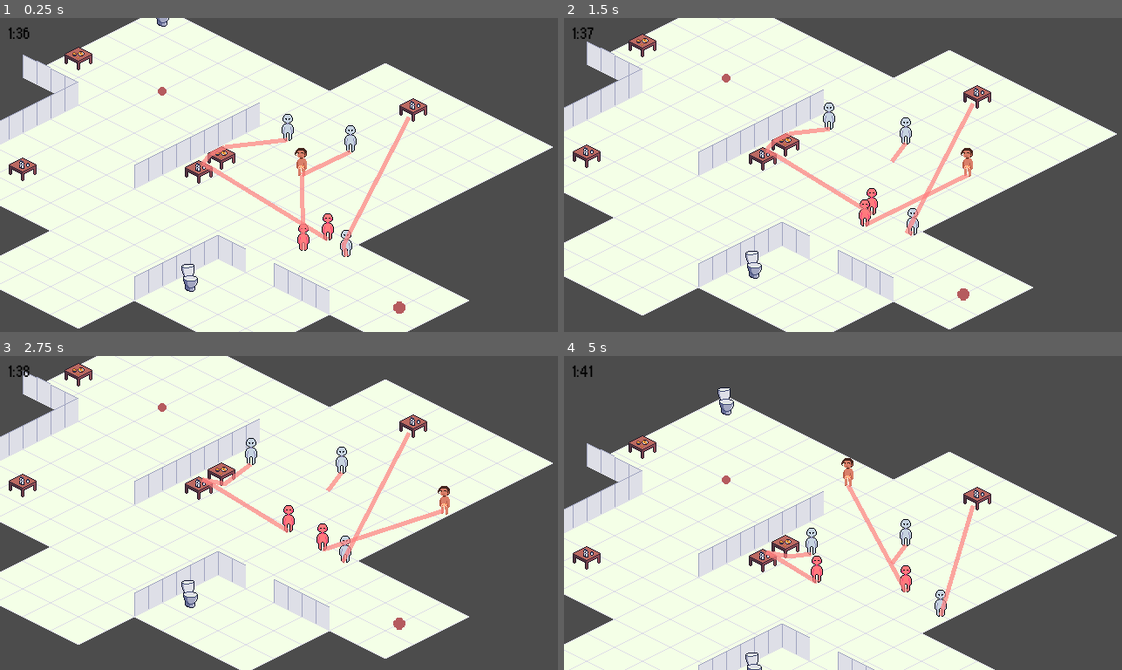
Above: before the commit, frames 1-4 (two rows, left to right).
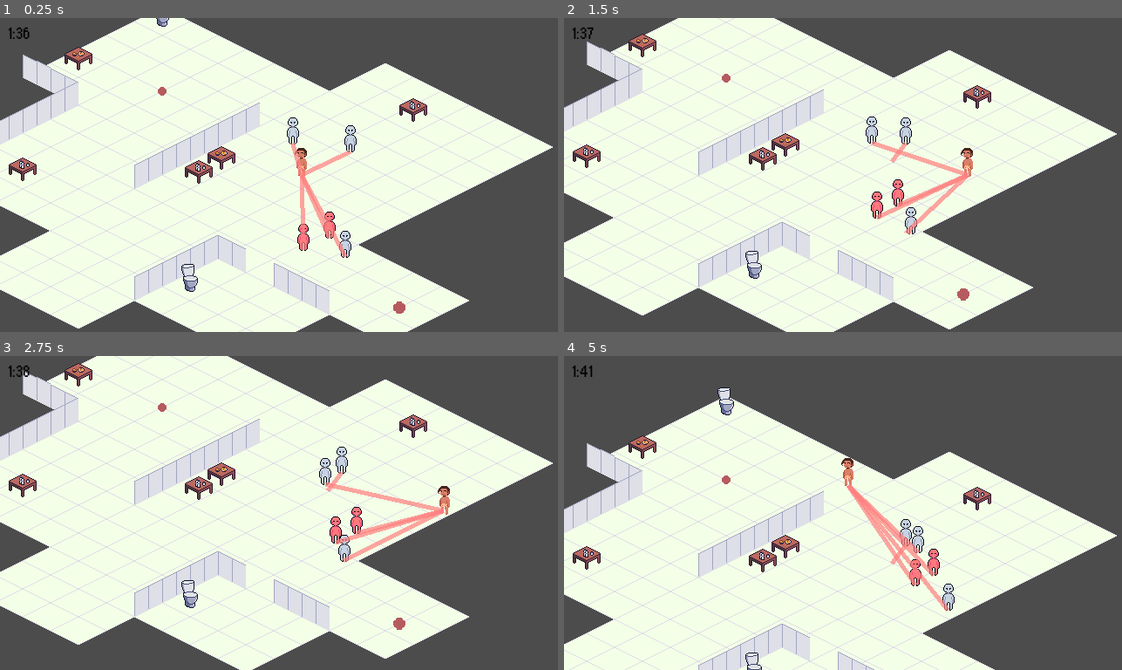
Above: after the commit, the same moments.

Repository: Boffl/language-game-prototype
Game: Godot game, scene res://Party.tscn
The game is run twice, just before and just after one commit, with the same random seed, the same clock (stepped at 60 frames per second) and the same inputs.
Inputs:
- Up to frame 1 (0.25 s): no input
- Up to frame 2 (1.5 s): tap Enter (ui_accept) at 0.5, 0.77 s; hold Right (ui_right) 0.53-1.28 s; hold Down (ui_down) from 1.28 s (still down)
- Up to frame 3 (2.75 s): tap Enter (ui_accept) at 1.52 s; release Down (ui_down) at 2.03 s; hold Right (ui_right) from 2.03 s (still down)
- Up to frame 4 (5 s): release Right (ui_right) at 2.78 s; hold Up (ui_up) 2.78-3.53 s; tap Enter (ui_accept) at 3.02, 3.77, 4.52 s; hold Left (ui_left) from 3.53 s (still down)

The runs differ from the first frame. In frame 1, 1.6% of the frame differs, in the area x 35-74%, y 30-77%; in frame 2, 2.2%; in frame 3, 2.3%; in frame 4, 2.5%, in the area x 36-74%, y 40-84%.

Commit message:
improved prompt design. Prompt now includes actions and current state of mind.

Diff:
--- a/Party.gd
+++ b/Party.gd
@@ -24,7 +24,7 @@
 		var bot = party_guest.instance()
 
 		bot.init_bot()
-		best_action(bot)
+		#best_action(bot)
 		#prompt_init.prompt_init(bot)
 		#print(bot.prompt)
 
@@ -40,8 +40,8 @@
 
 		get_node("YSort").add_child(bot)
 
-	for g in get_tree().get_nodes_in_group("bots"):
-		g.like_other_bots(get_tree().get_nodes_in_group("bots"))
+	#for g in get_tree().get_nodes_in_group("bots"):
+	# 	g.like_other_bots(get_tree().get_nodes_in_group("bots"))
 
 
 func _ready():
--- a/Party.tscn
+++ b/Party.tscn
@@ -331,6 +331,7 @@
 rotation = -0.482513
 
 [node name="Navigation2D" type="Navigation2D" parent="."]
+visible = false
 
 [node name="PartyGuestMovement" type="NavigationPolygonInstance" parent="Navigation2D"]
 navpoly = SubResource( 10 )
--- a/PartyGuest/Actions/all_actions.gd
+++ b/PartyGuest/Actions/all_actions.gd
@@ -1,4 +1,4 @@
-extends KinematicBody2D
+extends Node
 
 var drink_water = load("res://PartyGuest/Actions/drink_water.gd").new()
 var drink_alc = load("res://PartyGuest/Actions/drink_alc.gd").new()
@@ -10,7 +10,7 @@
 var pee = load("res://PartyGuest/Actions/pee.gd").new()
 
 var actions = [drink_water, drink_alc, eat, dance, leave, vomit, pee]#, drink_alc, eat, dance, leave]
-#var actions = [drink_alc]#, eat, dance, leave, vomit, pee]#, drink_alc, eat, dance, leave]
+#var actions = [leave]#, eat, dance, leave, vomit, pee]#, drink_alc, eat, dance, leave]
 var best_r
 var best_a
 var reward
@@ -19,51 +19,6 @@
 var action_dict
 var dim_return
 var str_action_dict
-
-
-func best_act(guest, depth=1):#iterative deepening must be implemented
-	str_action_dict = {"drink water": drink_water, "drink alcohol": drink_alc, "eat": eat, "dance": dance, "leave": leave, "vomit": vomit}
-
-	best_r = -50
-	best_a = false
-	guest_dict = {"":[0, guest]}
-
-	for i in depth:
-		action_dict = {}
-		for key in guest_dict:
-			for action in actions:
-				guest = guest_dict[key][1]
-				if action.prerequisite(guest):
-					reward = action.heuristic(guest) * ((10 - guest.past_actions.slice(0,10).count(best_a)) / 10) #diminishing return, the more a guest performs an action the less fun it is
-					new_guest = guest.duplicate()
-					new_guest.transfer_attributes(guest)
-					#print(guest.thirst, "\t", new_guest.thirst)
-					action.effect(new_guest)
-					#print(guest.thirst, "\t", new_guest.thirst)
-					action_dict[key + action.action_name + ","] = [reward, new_guest]
-		guest_dict = action_dict
-	for key in guest_dict:
-		if guest_dict[key][0] > best_r:
-			best_a = key.split(",")[0]
-			best_r = guest_dict[key][0]
-	#print(str_action_dict[best_a])
-	return str_action_dict[best_a]
-		#add rewards
-		#copy guest
-		#effect
-
-
-
-func talk_to_all(guest):
-	#print(guest.like_other_guest)
-	for other_guest in guest.like_other_guest:
-		reward = talk.heuristic(guest, other_guest) * ((20 - guest.past_actions.slice(0,20).count(talk)) / 20) #diminishing return, the more a guest performs an action the less fun it is
-		if reward > best_r:
-			best_r = reward
-			best_a = talk
-
-
-
 
 func best_action(guest):
 	best_r = -50
@@ -78,8 +33,7 @@
 			if reward > best_r:
 				best_r = reward
 				best_a = action
-	#talk_to_all(guest)
-
+	talk_to_all(guest)
 	guest.past_actions.append(best_a.action_name)
 
 	#best_a.effect(guest)
@@ -89,3 +43,34 @@
 	guest.prompt_update()
 	#print(guest.prompt)
 	return best_a
+
+
+func talk_to_all(guest):
+	for other_guest in guest.like_other_guests():
+		var guest_sim = cosine_sim(guest.attr_vec, other_guest.attr_vec)
+		reward =  (guest_sim + talk.heuristic(guest, other_guest)) * ((20 - guest.past_actions.slice(0,20).count(talk)) / 20) #diminishing return, the more a guest performs an action the less fun it is
+		if reward > best_r:
+			best_r = reward
+			best_a = talk
+
+func vec_len(vec):
+	"""Calculate vector length. Vector should be in format: [x, y, z,...]"""
+	var res = 0
+	for dim in vec:
+		res += dim
+	return sqrt(res)
+
+func dot_prod(vec1, vec2):
+	"""Calculate the Dot Product ot two vectors. Vectors should be in format: [x, y, z,...]"""
+	var res = 0
+	var index = 0
+	for dim in vec1:
+		res += vec1[index] * vec2[index]
+		index += 1
+	return res
+
+func cosine_sim(vec1, vec2):
+	var base = vec_len(vec1) * vec_len(vec2)
+	if base == 0:
+		base += 0.001
+	return dot_prod(vec1, vec2)/base
--- a/PartyGuest/Actions/talk.gd
+++ b/PartyGuest/Actions/talk.gd
@@ -10,7 +10,7 @@
 
 
 func heuristic(guest, other_guest):
-	return (guest.sociability + guest.like_other_guest[other_guest]) * 0.5
+	return (guest.sociability) * 0.5
 
 
 func effect(guest):
--- a/PartyGuest/PartyGuest.gd
+++ b/PartyGuest/PartyGuest.gd
@@ -61,13 +61,18 @@
 var aggression # random.uniform(0, 1)
 var like_other_guest # {} #TODO
 var character
-# _init with arguments is not allowed here, see:
-# https://github.com/godotengine/godot/issues/15866
 var past_actions
 var like_to_dance
 var prompt = ""
 var need_to_pee
 var general_discomfort
+var attr_vec
+# _init with arguments is not allowed here, see:
+# https://github.com/godotengine/godot/issues/15866
+
+
+#for cosine similarity
+
 
 
 """ Steering"""
@@ -342,12 +347,11 @@
 	like_other_guest = {}
 	like_to_dance = rng.randf_range(0,1)
 	character = rng.randf_range(0,1)
-
-func like_other_bots(bots):
-	var rng = RandomNumberGenerator.new()
-	rng.randomize()
-	for other_bot in bots:
-		like_other_guest[other_bot] = rng.randf_range(0,1)
+	attr_vec = [like_to_dance, like_to_drink, like_to_play, age, sociability, intoxication]
+
+func like_other_guests():
+	return get_tree().get_nodes_in_group("bots")
+
 
 func transfer_attributes(other_guest):
 	"""Transfer all the attributes from a guest to another guest.
